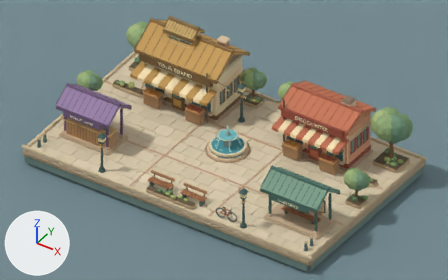
An edit to the Blender file art/Market-square.blend, drawn before and after from the same camera.
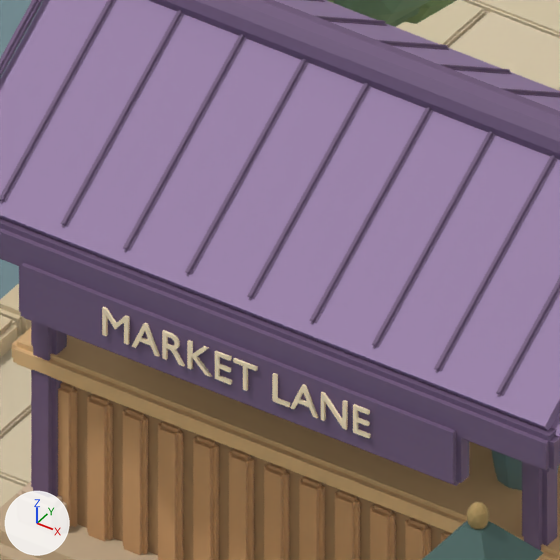
The first picture shows the older version from the file's camera 'Market · East view'. The close-ups show the older and then the newer version on the part from 14% to 24% of the width and 32% to 49% of the height of that picture. Only the edits that show in the close-ups are written down. Arrows for +X, +Y and +Z are at lower left; the lights stay in place.

The scene before the commit, as lines of its bpy script (objects in view):
```python
me_folded_roof_003 = bpy.data.meshes.new('folded roof.003')
me_folded_roof_003.from_pydata(...)  # 32 vertices, 30 faces; spans x -1.61..1.61, y -0.65..0.65, z -0.09..0.09
me_folded_roof_003.materials.append(mat_997fa8)  # greyish purple #997fa8
me_ridge_cap_003 = bpy.data.meshes.new('ridge cap.003')
me_ridge_cap_003.from_pydata(...)  # a 12-sided cylinder along z spanning x -0.1..0.1, y -0.1..0.1, z -1.61..1.61
me_ridge_cap_003.materials.append(mat_70597b)  # dark purple #70597b
txt_market_lane = bpy.data.curves.new('MARKET LANE', 'FONT')
txt_market_lane.body = 'MARKET LANE'
txt_market_lane.materials.append(mat_ffeac7)  # beige #ffeac7
txt_market_lane.extrude = 0.006
txt_market_lane.align_x = 'CENTER'
txt_market_lane.align_y = 'CENTER'
txt_market_lane.size = 0.21
txt_market_lane.space_character = 1.03
ob_folded_roof_006 = bpy.data.objects.new('folded roof.006', me_folded_roof_003)
ob_folded_roof_006.location = (-6.27, -3.013, 2.275)
ob_folded_roof_006.rotation_euler = (0.574, 0.0, 0.0)  # degrees (33, 0, 0)
ob_folded_roof_006.material_slots[0].link = 'OBJECT'; ob_folded_roof_006.material_slots[0].material = mat_997fa8  # greyish purple #997fa8
ob_market_lane = bpy.data.objects.new('MARKET LANE', txt_market_lane)
ob_market_lane.location = (-6.27, -3.628, 1.73)
ob_market_lane.rotation_euler = (1.571, 0.0, 0.0)  # degrees (90, 0, 0)
ob_ridge_cap_003 = bpy.data.objects.new('ridge cap.003', me_ridge_cap_003)
ob_ridge_cap_003.location = (-6.27, -2.51, 2.69)
ob_ridge_cap_003.rotation_euler = (1.571, 0.0, 1.571)  # degrees (90, 0, 90)
ob_ridge_cap_003.material_slots[0].link = 'OBJECT'; ob_ridge_cap_003.material_slots[0].material = mat_70597b  # dark purple #70597b
# also in view: 'standing roof seam.070' at (-6.59, -3.01, 2.38); 'standing roof seam.067' at (-7.56, -3.01, 2.38); 'counter top' at (-6.27, -2.86, 1.04); 'painted pavilion post.002' at (-5.0, -3.17, 0.99); 'studio sweep' at (0.0, 0.0, -1.06)
```
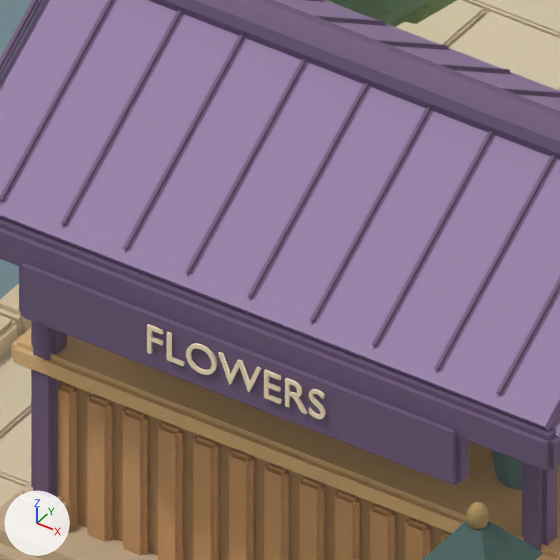
Changed parts and their boxes (x1, y1, x2, y2) in the close-ups (560 x 560 px):
'MARKET LANE', text changed
    before: (102, 307, 371, 438)
    after: (147, 324, 326, 419)

The change, as a list of edits to the scene's bpy script:
```text
Change txt_market_lane:
    txt_market_lane.body: 'MARKET LANE' -> 'FLOWERS'
```
